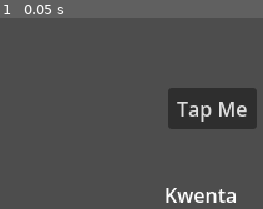
Above: before the commit, frame 1.
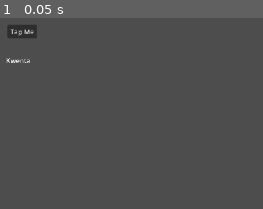
Above: after the commit, the same moment.

Repository: maekoril/Kwenta
Game: Godot game, scene res://scenes/main.tscn
Same seed, same stepped clock (60 frames per second), same inputs: the game is played once before the commit and once after it.
Inputs:
- Up to frame 1 (0.05 s): no input

The runs differ from the first frame. In frame 1, 8.9% of the frame differs, in the area x 2-98%, y 3-97%.

Commit message:
1080p resolution, vertex snapping

Diff:
--- a/project.godot
+++ b/project.godot
@@ -17,12 +17,11 @@
 
 [display]
 
-window/size/viewport_width=640
-window/size/viewport_height=360
+window/size/viewport_width=1920
+window/size/viewport_height=1080
 window/size/window_width_override=1280
 window/size/window_height_override=720
 window/stretch/mode="viewport"
-window/stretch/aspect="expand"
 
 [physics]
 
@@ -35,3 +34,4 @@
 renderer/rendering_method="gl_compatibility"
 renderer/rendering_method.mobile="gl_compatibility"
 textures/vram_compression/import_etc2_astc=true
+2d/snap/snap_2d_vertices_to_pixel=true
